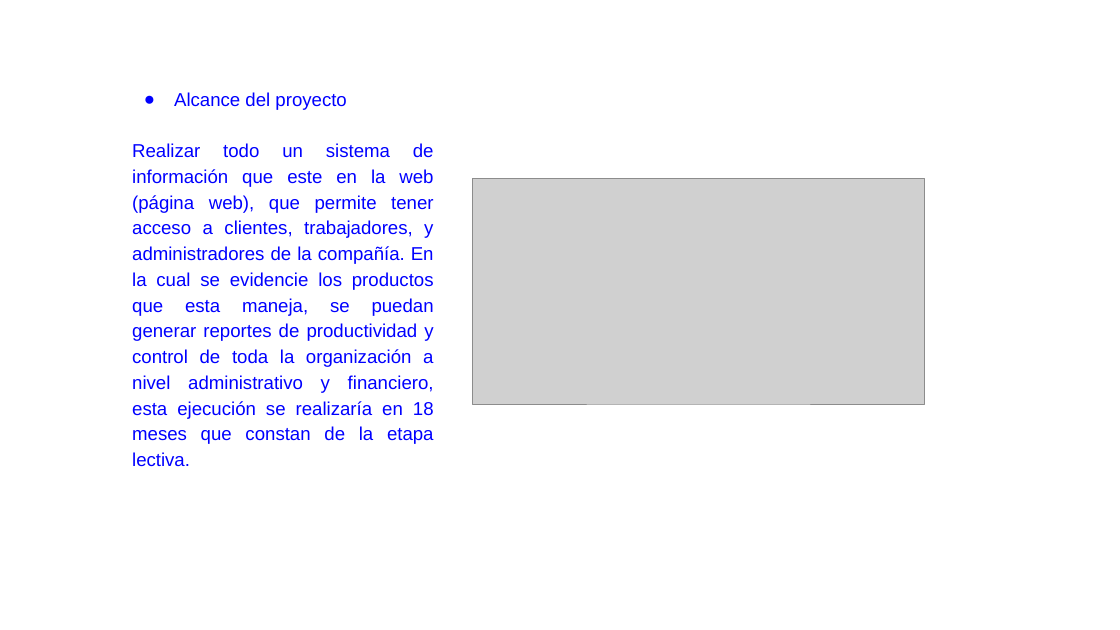
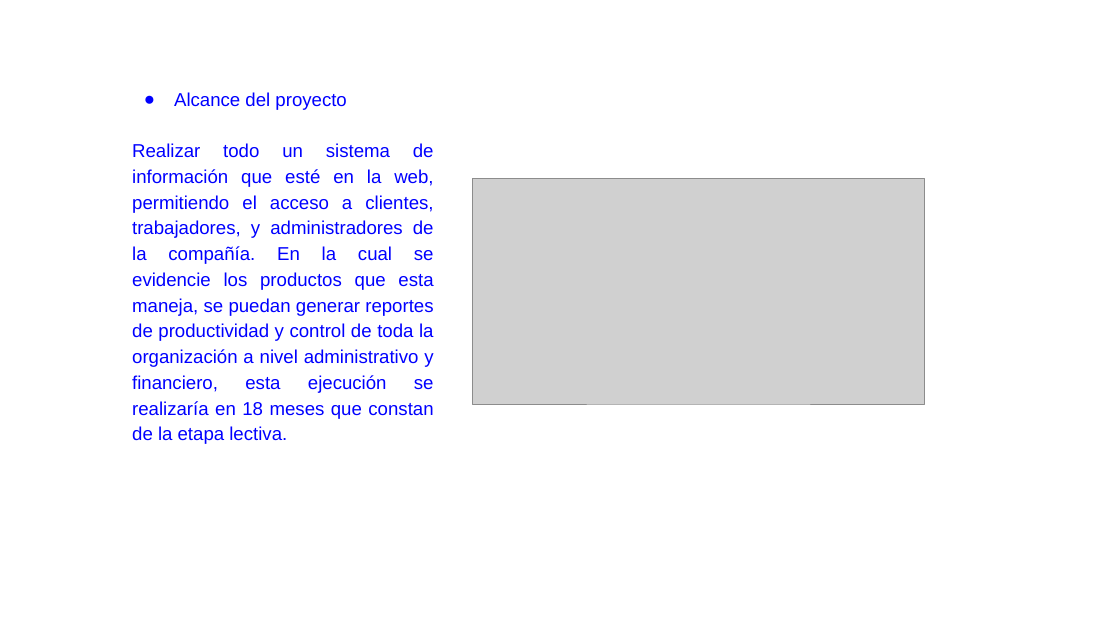
Before and after one commit to Stevenpc82/SOD-NiceJeans, a slide deck: slide 7 of 1.Presentacion de proyecto/PRESENTACION_AVANCES_PROYECTO 1.pptx. Drawn at 1120x630 pixels with LibreOffice and Linux fonts; fonts in the diff are those of the drawing; grey boxes stand for pictures; background and template pictures are left out. Boxes give left, top, right and bottom in pixels: in the first picture for what was removed or moved away, otherwise in the second. Text is boxed around its words. In the diff, an @@ line names an element or a change of style, - is before the commit and + after.

```diff
--- a/1.Presentacion de proyecto/PRESENTACION_AVANCES_PROYECTO 1.pptx
+++ b/1.Presentacion de proyecto/PRESENTACION_AVANCES_PROYECTO 1.pptx
@@ text at <box>132,143,434,444</box>: text changed @@
-Realizar todo un sistema de información que este en la web (página web), que permite tener acceso a clientes, trabajadores, y administradores de la compañía. En la cual se evidencie los productos que esta maneja, se puedan generar reportes de productividad y control de toda la organización a nivel administrativo y financiero, esta ejecución se realizaría en 18 meses que constan de la etapa lectiva.
+Realizar todo un sistema de información que esté en la web, permitiendo el acceso a clientes, trabajadores, y administradores de la compañía. En la cual se evidencie los productos que esta maneja, se puedan generar reportes de productividad y control de toda la organización a nivel administrativo y financiero, esta ejecución se realizaría en 18 meses que constan de la etapa lectiva.
```
Also in this commit, not shown: 3 other slides changed.
